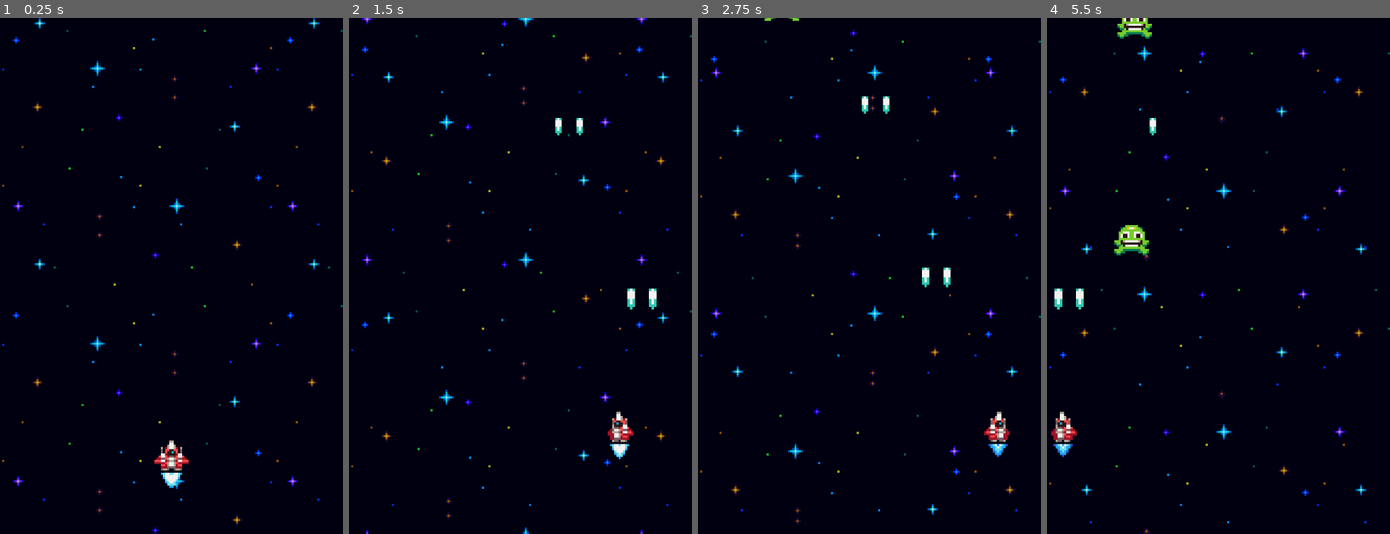
Above: before the commit, frames 1-4 (left to right).
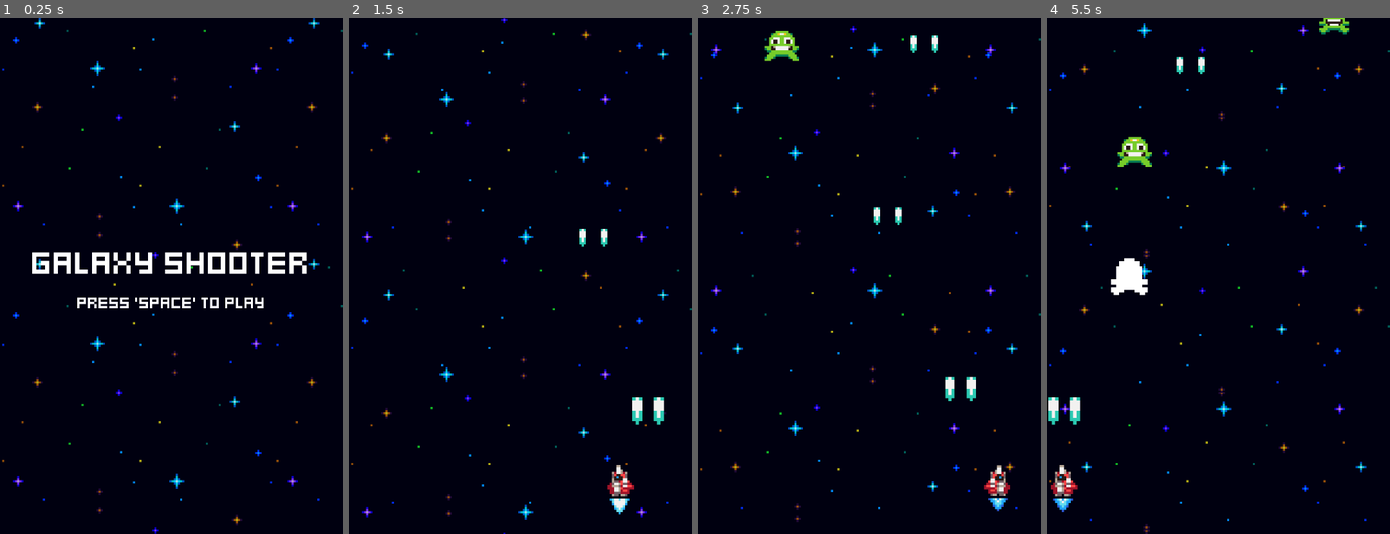
Above: after the commit, the same moments.

Repository: SeaBassy4/Galaxy-Shooter
Game: Godot game, scene res://menus/menu.tscn
The game is run twice, just before and just after one commit, with the same random seed, the same clock (stepped at 60 frames per second) and the same inputs. Before the commit the project starts from res://world.tscn.
Inputs:
- Up to frame 1 (0.25 s): no input
- Up to frame 2 (1.5 s): tap Space at 0.5 s; hold Right (ui_right) 0.53-1.28 s; tap Enter (ui_accept) at 0.6, 0.77, 1.07, 1.35 s; hold Left (ui_left) from 1.28 s (still down)
- Up to frame 3 (2.75 s): tap Enter (ui_accept) at 1.52, 1.82, 2.1 s; release Left (ui_left) at 2.03 s; hold Right (ui_right) from 2.03 s (still down)
- Up to frame 4 (5.5 s): tap Enter (ui_accept) at 2.85, 3.02, 3.32, 3.6, 3.77, 4.07, 4.35, 4.52, 4.82, 5.1 s; release Right (ui_right) at 3.53 s; hold Left (ui_left) from 3.53 s (still down)

The runs differ from the first frame. In frame 1, 2.9% of the frame differs, in the area x 9-90%, y 45-92%; in frame 2, 3.6%; in frame 3, 4.1%; in frame 4, 5.3%, in the area x 0-100%, y 0-100%.

Commit message:
chore: title screen and game over scree, tutorial 11

Diff:
--- a/enemies/enemy_generator.tscn
+++ b/enemies/enemy_generator.tscn
@@ -13,6 +13,6 @@
 metadata/_custom_type_script = "uid://bneo6jj2rb37"
 
 [node name="GreenEnemySpawnTimer" type="Timer" parent="."]
-wait_time = 2.5
+wait_time = 1.5
 one_shot = true
 autostart = true
--- /dev/null
+++ b/fonts/default_label_settings.tres
@@ -0,0 +1,7 @@
+[gd_resource type="LabelSettings" load_steps=2 format=3 uid="uid://dxj8yxlc7juq7"]
+
+[ext_resource type="FontFile" uid="uid://cl0foieelh87n" path="res://fonts/kenney_mini_square.ttf" id="1_j6sky"]
+
+[resource]
+font = ExtResource("1_j6sky")
+font_size = 8
--- /dev/null
+++ b/fonts/title_label_settings.tres
@@ -0,0 +1,6 @@
+[gd_resource type="LabelSettings" load_steps=2 format=3 uid="uid://cn86lfikodcxy"]
+
+[ext_resource type="FontFile" uid="uid://cl0foieelh87n" path="res://fonts/kenney_mini_square.ttf" id="1_ft0t3"]
+
+[resource]
+font = ExtResource("1_ft0t3")
--- /dev/null
+++ b/menus/game_over.gd
@@ -0,0 +1,5 @@
+extends Control
+
+func _process(delta: float) -> void:
+	if Input.is_action_just_pressed("ui_accept"):
+		get_tree().change_scene_to_file("res://menus/menu.tscn")
--- /dev/null
+++ b/menus/game_over.tscn
@@ -0,0 +1,41 @@
+[gd_scene load_steps=5 format=3 uid="uid://jvuhvqo6a3w4"]
+
+[ext_resource type="Script" uid="uid://c3e06smivs3wu" path="res://menus/game_over.gd" id="1_hl86a"]
+[ext_resource type="PackedScene" uid="uid://bqbdo7s7nelky" path="res://effects/space_background.tscn" id="1_slp2k"]
+[ext_resource type="LabelSettings" uid="uid://cn86lfikodcxy" path="res://fonts/title_label_settings.tres" id="2_hl86a"]
+[ext_resource type="LabelSettings" uid="uid://dxj8yxlc7juq7" path="res://fonts/default_label_settings.tres" id="3_a6cs8"]
+
+[node name="GameOver" type="Control"]
+layout_mode = 3
+anchors_preset = 15
+anchor_right = 1.0
+anchor_bottom = 1.0
+grow_horizontal = 2
+grow_vertical = 2
+script = ExtResource("1_hl86a")
+
+[node name="SpaceBackground" parent="." instance=ExtResource("1_slp2k")]
+
+[node name="CenterContainer" type="CenterContainer" parent="."]
+layout_mode = 1
+anchors_preset = 15
+anchor_right = 1.0
+anchor_bottom = 1.0
+grow_horizontal = 2
+grow_vertical = 2
+
+[node name="VBoxContainer" type="VBoxContainer" parent="CenterContainer"]
+layout_mode = 2
+
+[node name="GameOverLabel" type="Label" parent="CenterContainer/VBoxContainer"]
+layout_mode = 2
+text = "Game Over"
+label_settings = ExtResource("2_hl86a")
+horizontal_alignment = 1
+
+[node name="MenuLabel" type="Label" parent="CenterContainer/VBoxContainer"]
+layout_mode = 2
+text = "Press 'Space' to
+Return to the Start Menu"
+label_settings = ExtResource("3_a6cs8")
+horizontal_alignment = 1
--- /dev/null
+++ b/menus/menu.gd
@@ -0,0 +1,6 @@
+extends Control
+
+
+func _process(delta: float) -> void:
+	if Input.is_action_just_pressed("ui_accept"):
+		get_tree().change_scene_to_file("res://world.tscn")
--- /dev/null
+++ b/menus/menu.tscn
@@ -0,0 +1,40 @@
+[gd_scene load_steps=5 format=3 uid="uid://dvblr1sd58x25"]
+
+[ext_resource type="Script" uid="uid://bi4qyyjbu1er6" path="res://menus/menu.gd" id="1_2d4ws"]
+[ext_resource type="PackedScene" uid="uid://bqbdo7s7nelky" path="res://effects/space_background.tscn" id="1_y8e4h"]
+[ext_resource type="LabelSettings" uid="uid://cn86lfikodcxy" path="res://fonts/title_label_settings.tres" id="2_hl3ms"]
+[ext_resource type="LabelSettings" uid="uid://dxj8yxlc7juq7" path="res://fonts/default_label_settings.tres" id="3_2d4ws"]
+
+[node name="Menu" type="Control"]
+layout_mode = 3
+anchors_preset = 15
+anchor_right = 1.0
+anchor_bottom = 1.0
+grow_horizontal = 2
+grow_vertical = 2
+script = ExtResource("1_2d4ws")
+
+[node name="SpaceBackground" parent="." instance=ExtResource("1_y8e4h")]
+
+[node name="CenterContainer" type="CenterContainer" parent="."]
+layout_mode = 1
+anchors_preset = 15
+anchor_right = 1.0
+anchor_bottom = 1.0
+grow_horizontal = 2
+grow_vertical = 2
+
+[node name="VBoxContainer" type="VBoxContainer" parent="CenterContainer"]
+layout_mode = 2
+
+[node name="TitleLabel" type="Label" parent="CenterContainer/VBoxContainer"]
+layout_mode = 2
+text = "Galaxy Shooter"
+label_settings = ExtResource("2_hl3ms")
+horizontal_alignment = 1
+
+[node name="StartLabel" type="Label" parent="CenterContainer/VBoxContainer"]
+layout_mode = 2
+text = "press 'space' to play"
+label_settings = ExtResource("3_2d4ws")
+horizontal_alignment = 1
--- a/player_ship/ship.tscn
+++ b/player_ship/ship.tscn
@@ -120,6 +120,7 @@
 
 [node name="StatsComponent" type="Node" parent="."]
 script = ExtResource("2_1xpe7")
+health = 3
 metadata/_custom_type_script = "uid://cvbrl1ivpedsk"
 
 [node name="Anchor" type="Node2D" parent="."]
--- a/project.godot
+++ b/project.godot
@@ -11,7 +11,7 @@
 [application]
 
 config/name="Galaxy-Shooter"
-run/main_scene="uid://dbsqw7mc4glka"
+run/main_scene="uid://dvblr1sd58x25"
 config/features=PackedStringArray("4.5", "GL Compatibility")
 config/icon="res://icon.svg"
 
--- /dev/null
+++ b/world.gd
@@ -0,0 +1,9 @@
+extends Node2D
+@onready var ship: Node2D = $Ship
+
+
+func _ready() -> void:
+	ship.tree_exiting.connect(func():
+		await get_tree().create_timer(1.0).timeout
+		get_tree().change_scene_to_file("res://menus/game_over.tscn")
+		)
--- a/world.tscn
+++ b/world.tscn
@@ -1,10 +1,12 @@
-[gd_scene load_steps=4 format=3 uid="uid://dbsqw7mc4glka"]
+[gd_scene load_steps=5 format=3 uid="uid://dbsqw7mc4glka"]
 
+[ext_resource type="Script" uid="uid://ce4ilkcbl77c8" path="res://world.gd" id="1_aqk2v"]
 [ext_resource type="PackedScene" uid="uid://dsek7j1jj8p31" path="res://player_ship/ship.tscn" id="1_f3sb7"]
 [ext_resource type="PackedScene" uid="uid://bqbdo7s7nelky" path="res://effects/space_background.tscn" id="2_fj7yv"]
 [ext_resource type="PackedScene" uid="uid://7okaopdc7rj1" path="res://enemies/enemy_generator.tscn" id="3_tlwt5"]
 
 [node name="World" type="Node2D"]
+script = ExtResource("1_aqk2v")
 
 [node name="Ship" parent="." instance=ExtResource("1_f3sb7")]
 position = Vector2(80, 216)
Not shown, added: menus/game_over.gd.uid
Not shown, added: menus/menu.gd.uid
Not shown, added: world.gd.uid
Not shown, added: menus/menu.tscn666791777.tmp
